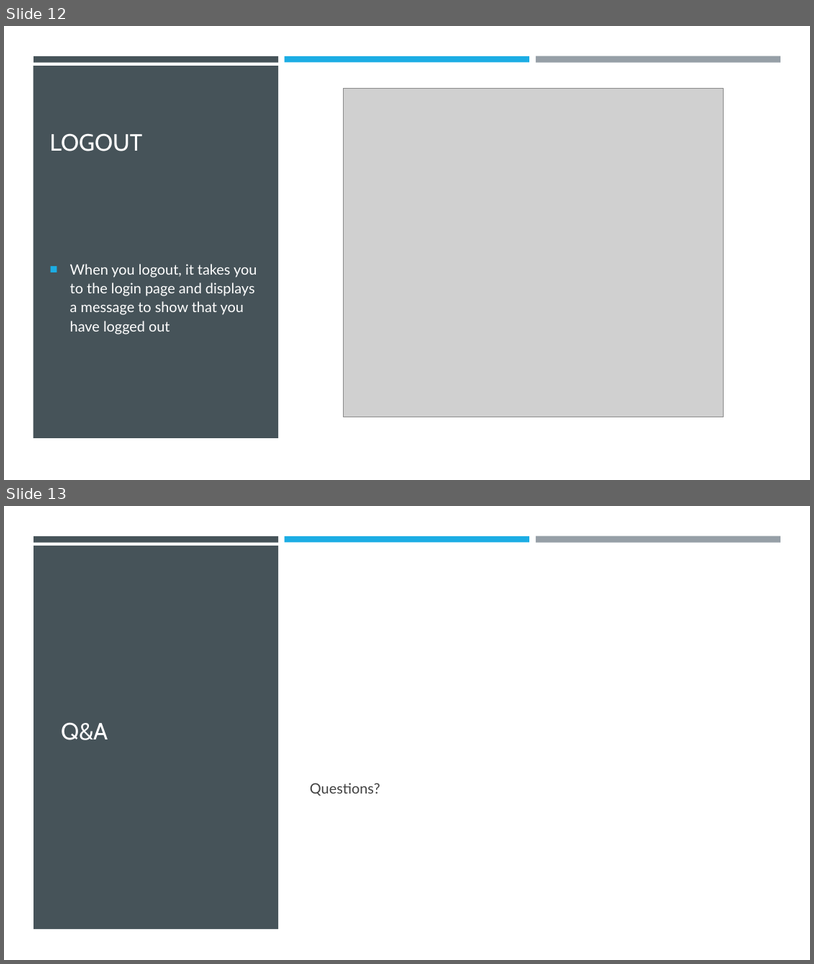
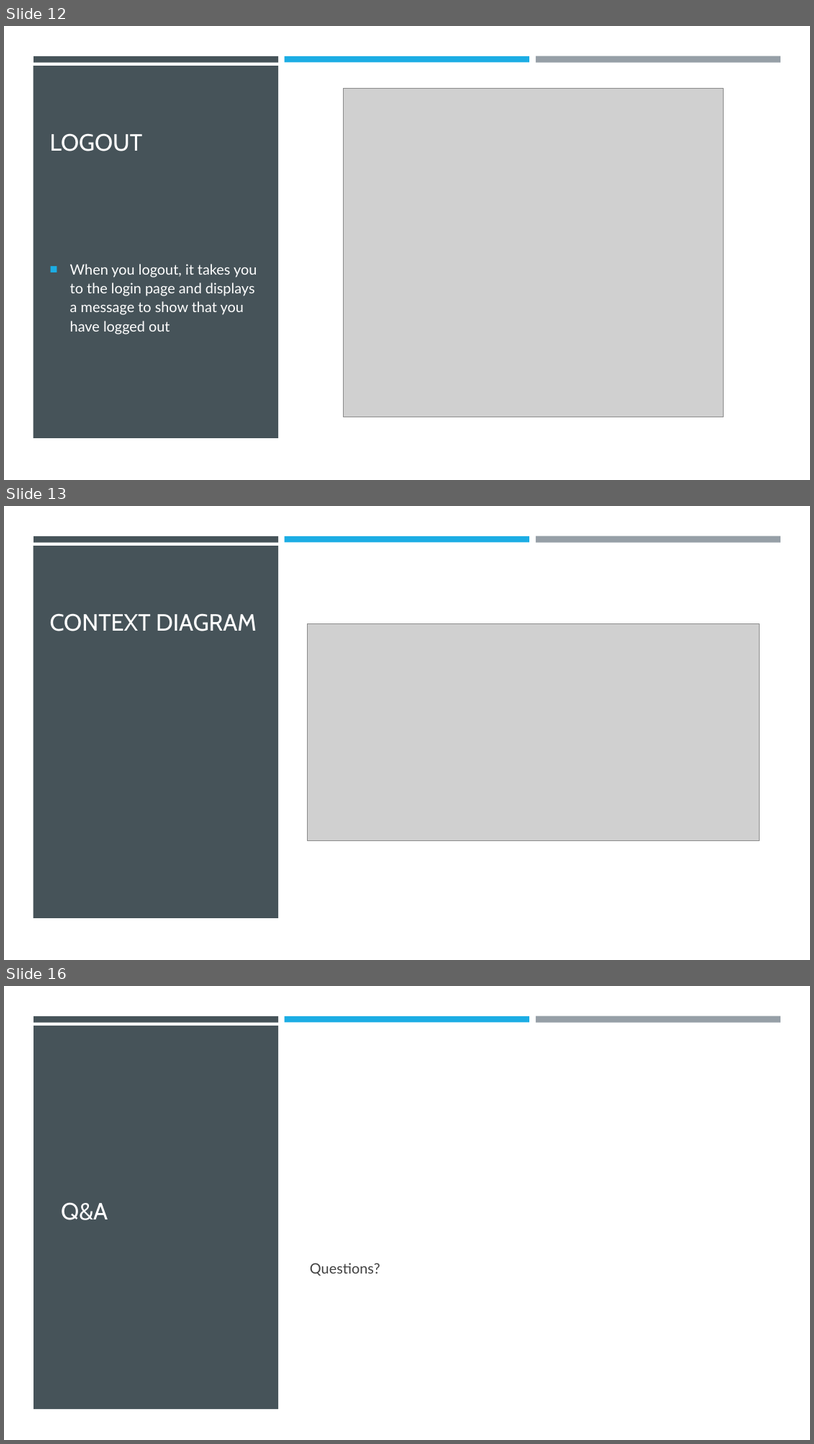
Before and after one commit to KershawK5646/CapstoneProject, a slide deck: Design Docs/Maker Space.pptx. Shown one above the other, each under a label of ours: slides 12 and 13 before the commit, slides 12, 13 and 16 after it; the slides between them are not shown. The pictures are 814x964 and 814x1444 pixels, drawn with LibreOffice and Linux fonts; fonts in the diff are those of the drawing; grey boxes stand for pictures. Boxes give left, top, right and bottom in pixels: in the first picture for what was removed or moved away, otherwise in the second. Text is boxed around its words. In the diff, an @@ line names an element or a change of style, - is before the commit and + after.

Commit message:
Update Maker Space.pptx
diagram slides have been added

```diff
--- a/Design Docs/Maker Space.pptx
+++ b/Design Docs/Maker Space.pptx
@@ slide 13 added at [4,506,810,960], background #000000 @@
@@ rectangle added at [4,506,810,960], fill #FFFFFF @@
@@ rectangle added at [33,546,278,918], fill #465359 @@
@@ rectangle added at [34,536,278,542], fill #465359 @@
@@ rectangle added at [285,536,530,542], fill #1CADE4 @@
@@ rectangle added at [536,536,781,543], fill #969FA7 @@
@@ title added at [50,613,257,631], 28 pt, text #FFFFFF @@
+CONTEXT DIAGRAM
@@ picture added at [308,624,759,841] @@
@@ what was slide 13 is now slide 16 @@
```
Also in this commit, not shown: 2 other slides added.
